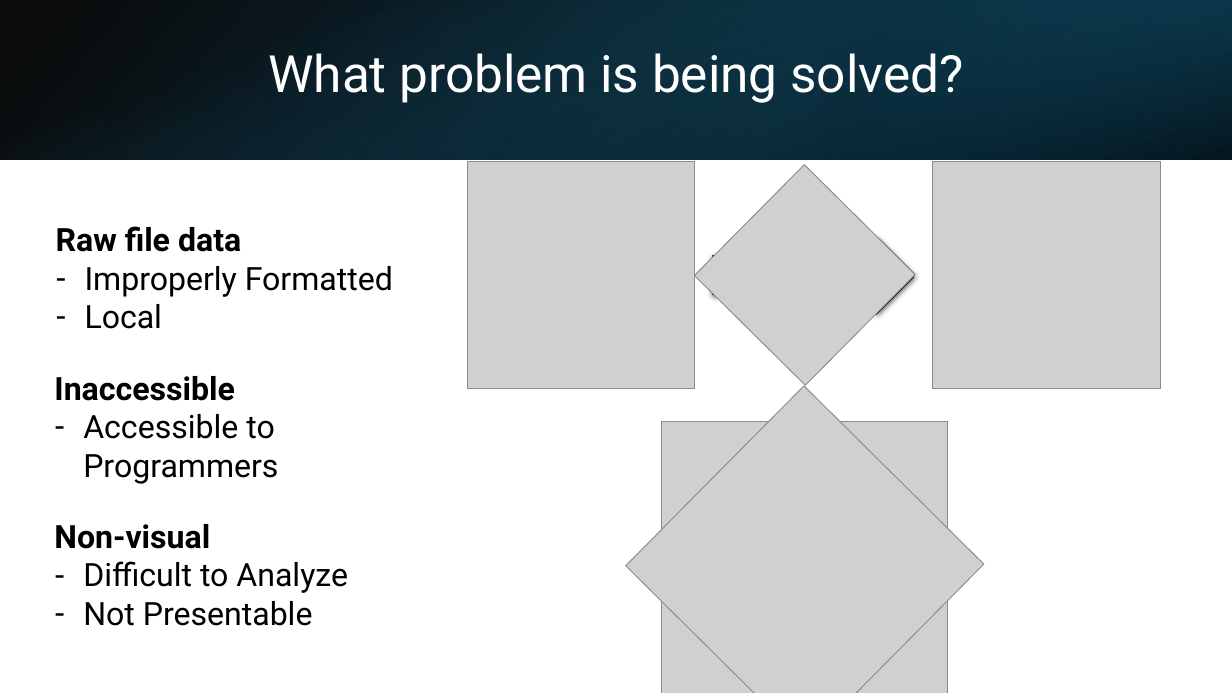
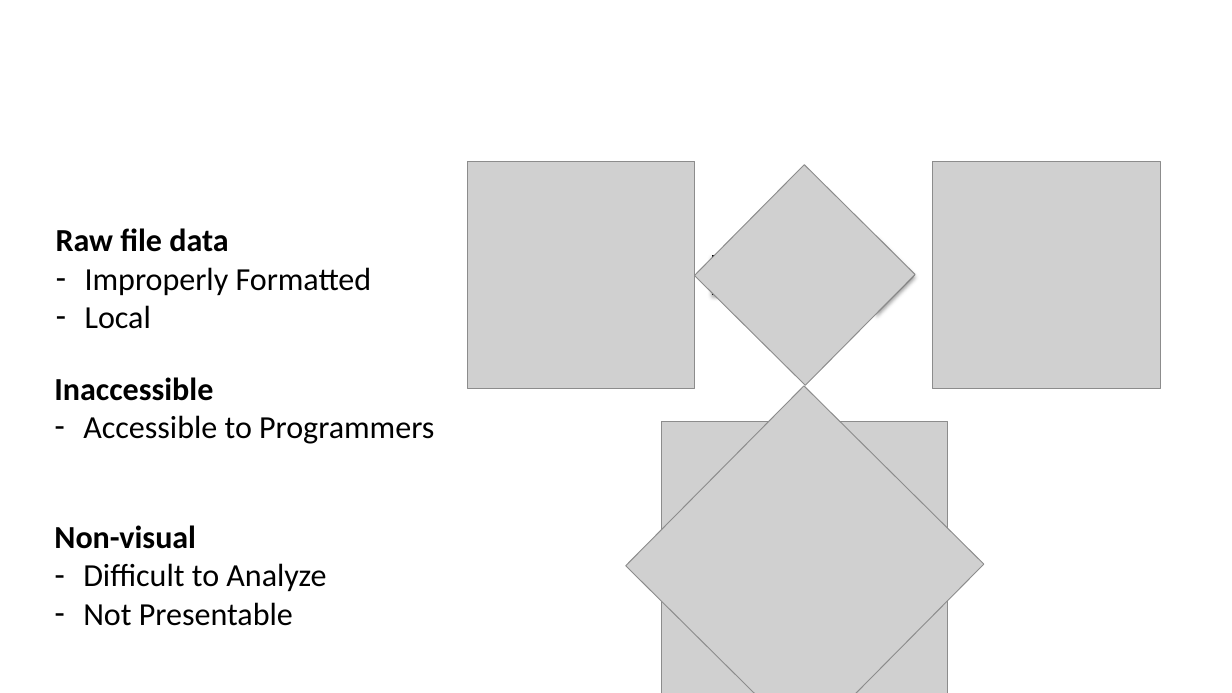
Before and after one commit to kencopas/Capstone, a slide deck: slide 3 of docs/Kenneth Copas - Capstone Presentation.pptx. Drawn at 1232x693 pixels with LibreOffice and Linux fonts; fonts in the diff are those of the drawing; grey boxes stand for pictures. Boxes give left, top, right and bottom in pixels: in the first picture for what was removed or moved away, otherwise in the second. Text is boxed around its words. In the diff, an @@ line names an element or a change of style, - is before the commit and + after.

```diff
--- a/docs/Kenneth Copas - Capstone Presentation.pptx
+++ b/docs/Kenneth Copas - Capstone Presentation.pptx
@@ rectangle removed at [0, 0, 1232, 159] @@
@@ rectangle removed at [0, 0, 1232, 159] @@
@@ rectangle removed at [822, 0, 1232, 159] @@
@@ title removed at [268, 53, 963, 103] @@
-What problem is being solved?
@@ right arrow at [713, 236, 916, 315]: fill gradient #4B4B4B to #000000 to #000000; shadow changed @@
@@ font Roboto to Calibri in 3 elements at [56, 228, 372, 329], [54, 377, 434, 444], [54, 525, 326, 626] @@
```
Also in this commit, not shown: 13 other slides changed.
